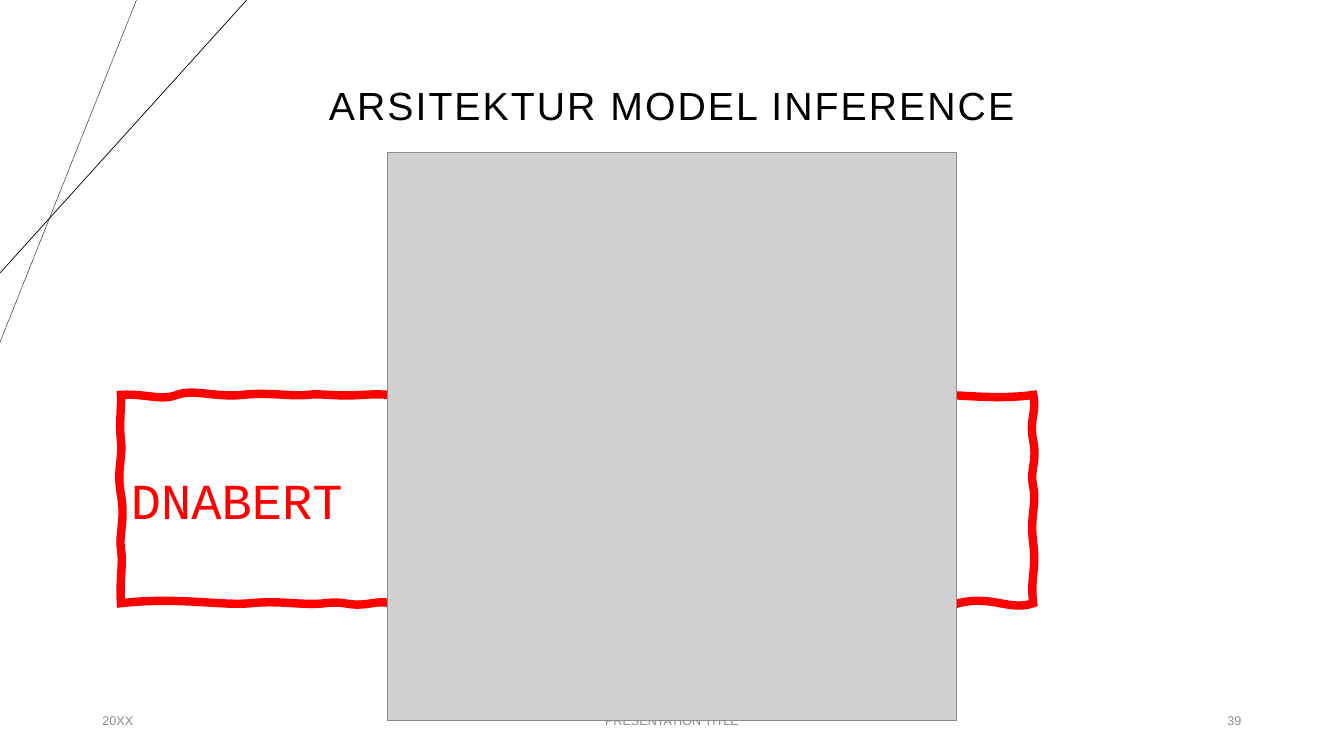
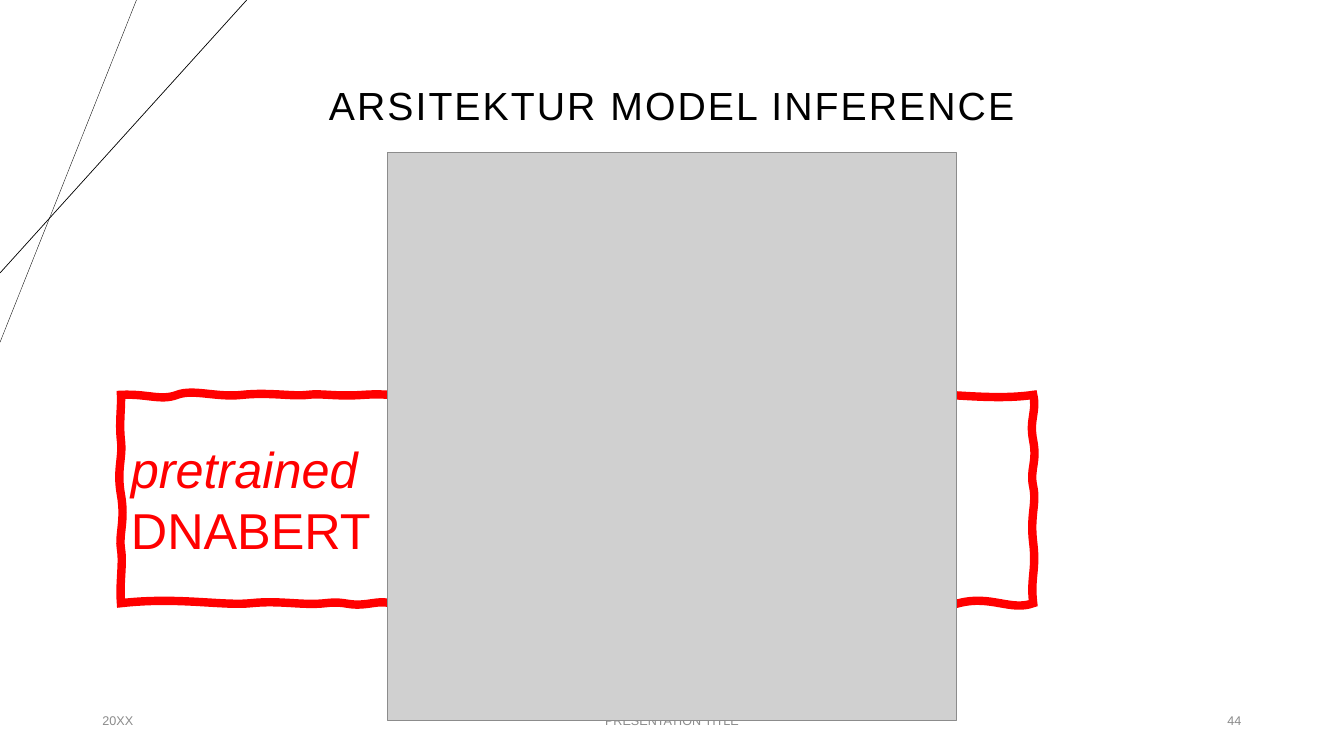
Before and after one commit to anwari32/IF5099-Metode-Penelitian, a slide deck: slide 44 of proposals/v2/Penerapan Multitask Learning dan BERT untuk Prediksi Splice.pptx (slide 39 before the commit). Drawn at 1344x756 pixels with LibreOffice and Linux fonts; fonts in the diff are those of the drawing; grey boxes stand for pictures. Boxes give left, top, right and bottom in pixels: in the first picture for what was removed or moved away, otherwise in the second. Text is boxed around its words. In the diff, an @@ line names an element or a change of style, - is before the commit and + after.

```diff
--- a/proposals/v2/Penerapan Multitask Learning dan BERT untuk Prediksi Splice.pptx
+++ b/proposals/v2/Penerapan Multitask Learning dan BERT untuk Prediksi Splice.pptx
@@ text in freeform shape at bbox=[131, 451, 371, 549]: text changed; font Courier New to Arial; italic on @@
-DNABERT
+pretrained
+DNABERT
@@ page number at bbox=[1227, 716, 1241, 725]: text changed @@
-39
+44
```
Also in this commit, not shown: 6 other slides changed, 8 slides added, 1 other file.
